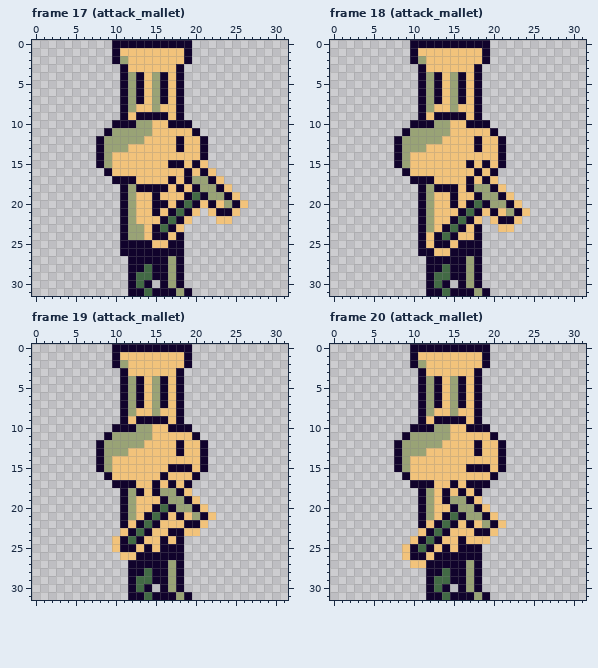
One commit to this pixel-art file: art/characters/lechef.aseprite. The first picture shows the starting point.
32x32 pixels, 48 frames. Shown: frame 17 (attack_mallet), frame 18 (attack_mallet), frame 19 (attack_mallet), frame 20 (attack_mallet). The old version is drawn lined up with the new one. The commit also changed other frames, which this record leaves out.
And afterwards:
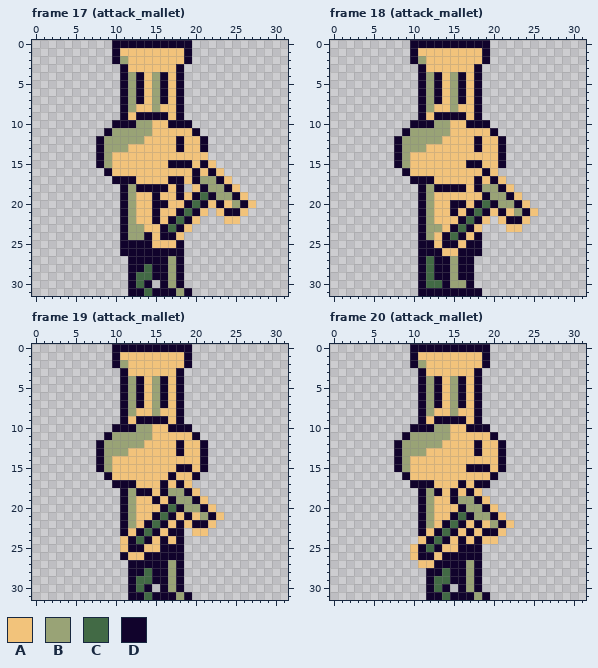
Palette (. is transparent): A #f2c37b  B #99a376  C #426a45  D #11032c
Log entry: Wire up attack animations to player script
Difference:
whole drawing moved by -1,+0 (the old picture is shown already moved)
Changed rows in their new state; - is an unchanged pixel.
Frame 17 (attack_mallet):
first column x 14:
14 -------A------
15 -----DADA-----
16 -----ADADA----
17 ----DAD-BDA---
18 -----.AD-BDA--
19 ----DADCD-BDA-
20 ----ADCDADABDA
21 ---ADCDA.A-DA-
22 -DADCDA--.-A--
23 -ADCDA--------
24 DA-DA---------
25 ---A----------
Frame 18 (attack_mallet):
first column x 11:
15 -------DA------
16 -------ADA-----
17 ------ADADA----
18 -----DAD-BDA---
19 ----A--AD-BDA--
20 -----DADCD-BDA-
21 ----DADCDADABDA
22 ----ADCDA.A-DA-
23 --BADCDA--.-A--
24 -BADCD---------
25 -DA-DA---------
26 --D-A----------
27 DC--B-D.-------
28 DC-DB-D.-------
29 DCDDB-D.-------
30 DC--BBD.-------
31 D--D---D.------
Frame 19 (attack_mallet):
first column x 10:
15 -------A------
16 ------AD------
17 -----ADADA----
18 ----DAD-BDA---
19 -----DAD-BDA--
20 -----ADCD-BDA-
21 ----ADCDADABDA
22 --BADCD-DA-DA-
23 -DADCD---.-A--
24 .ADCD---------
25 .A-DA---------
26 -D-A----------
Frame 20 (attack_mallet):
first column x 9:
17 ------ADA-----
18 ----DADADA----
19 -----AD-BDA---
20 ------AD-BDA--
21 -----ADCD-BDA-
22 ---BADCDADABDA
23 --DADCD-DA-DA-
24 -.ADCD---D-A--
25 .ADCDA--------
26 .A-DA---------
27 -.-A----------
Where, in picture pixels (left, top, right, bottom), the same in both pictures:
changed: (144, 152, 256, 248)
changed: (418, 160, 538, 296)
changed: (112, 464, 224, 560)
changed: (402, 480, 514, 568)
